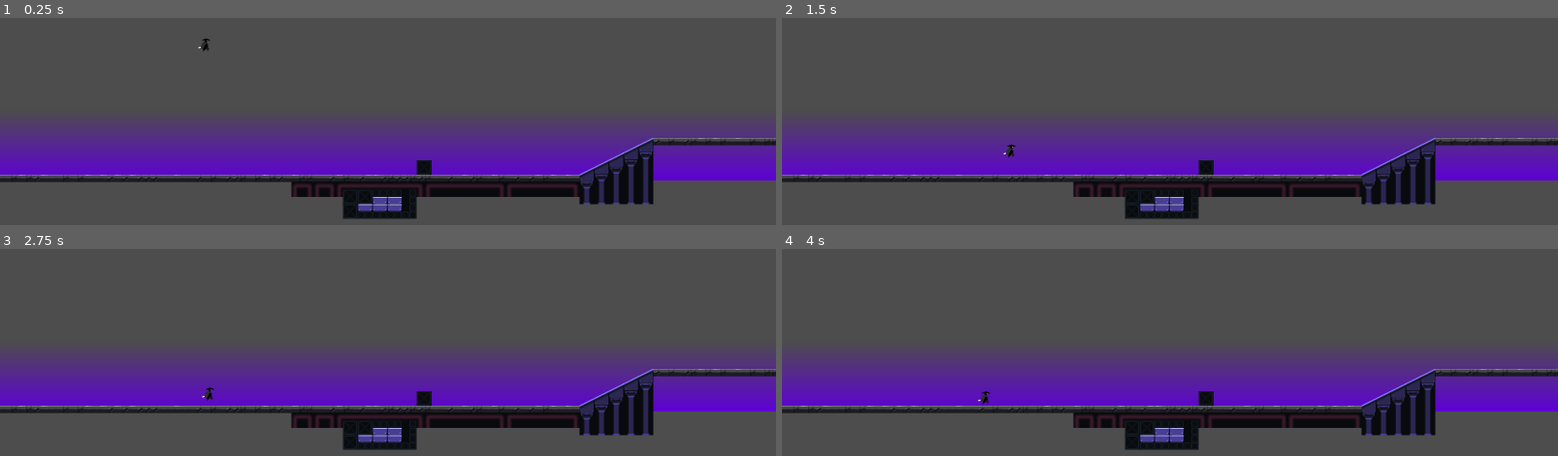
Above: before the commit, frames 1-4 (two rows, left to right).
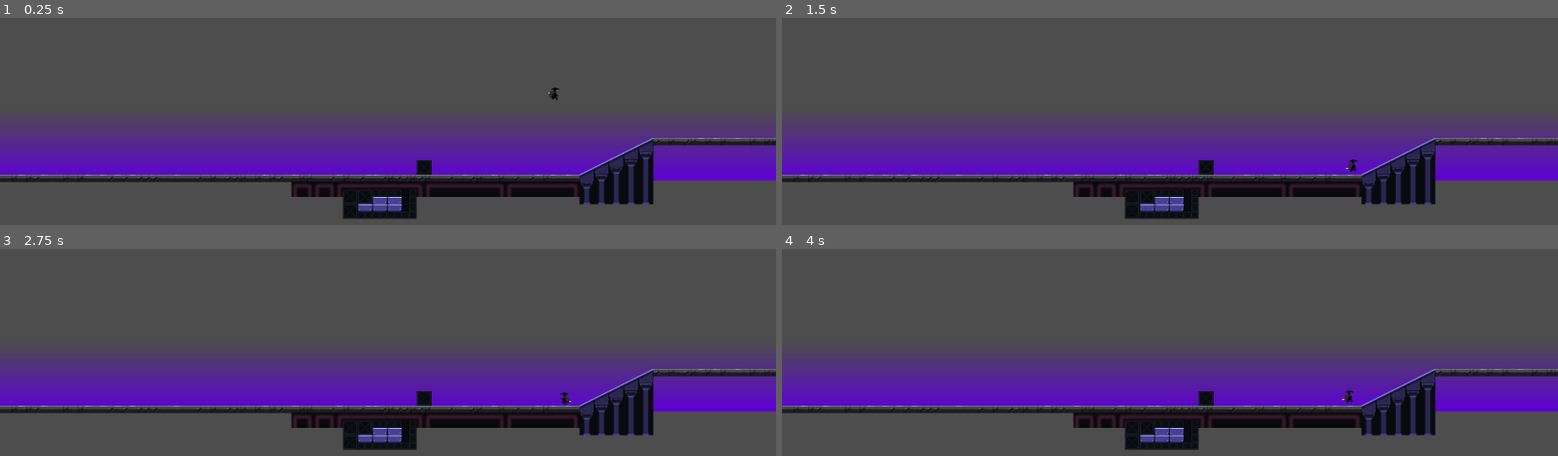
Above: after the commit, the same moments.

Repository: adamsocki/cityBoy2d
Game: Godot game, scene res://level_1.tscn
Two runs of this game, one before a commit and one after it. Both use one fixed random seed, a clock stepped at 60 frames per second and the inputs below.
Inputs:
- Up to frame 1 (0.25 s): no input
- Up to frame 2 (1.5 s): hold D (right) from 0.53 s (still down); tap Space (jump) at 0.6, 0.77, 1.07, 1.35 s; tap Enter at 1.25 s
- Up to frame 3 (2.75 s): tap Space (jump) at 1.52, 1.82, 2, 2.1 s; release D (right) at 2.03 s; hold Left (left) from 2.03 s (still down)
- Up to frame 4 (4 s): tap Enter at 2.75 s; release Left (left) at 2.78 s; hold D (right) from 2.78 s (still down); tap Space (jump) at 2.85, 3.02, 3.32, 3.5, 3.6, 3.77 s

The runs differ from the first frame. In frame 1, less than 0.1% of the frame differs, in the area x 25-73%, y 9-40%; in frame 2, 0.1%; in frame 3, 0.1%; in frame 4, 0.1%, in the area x 25-74%, y 68-76%.

Commit message:
semi functional walking and jumping

Diff:
--- a/level_1.tscn
+++ b/level_1.tscn
@@ -80,11 +80,11 @@
 texture = ExtResource("3_0qa7e")
 
 [node name="Player" parent="." instance=ExtResource("1_3auba")]
-position = Vector2(635.5, 704)
+position = Vector2(1714, 859)
 gravity = 1400.0
-acceleration = 350.0
-max_speed = 300.0
-friction = 750.0
+acceleration = 250.0
+max_speed = 200.0
+friction = 400.0
 jump_accel = 450.0
 drop_accel = 1000.0
 
--- a/player.gd
+++ b/player.gd
@@ -1,4 +1,12 @@
 extends CharacterBody2D
+
+enum PlayerState {
+	IDLE,
+	WALK,
+	JUMP_UP,
+	JUMP_DOWN,
+	ATTACK,
+}
 
 @export var gravity: float
 
@@ -14,66 +22,40 @@
 var initJump: bool = false
 var isDropping: bool = false
 
+var current_state = PlayerState.IDLE
+
+@onready var _animated_sprite = $AnimatedSprite2D
+@onready var ground_ray := $GroundRay
+
+
 
 func _physics_process(delta):
 	var input_dir = Input.get_action_strength("right") - Input.get_action_strength("left")
-	#print("dec", friction)
 
-	if input_dir != 0 and !isDropping:
+	# Handle horizontal movement
+	if input_dir != 0:
 		velocity.x += input_dir * acceleration * delta
 		velocity.x = clamp(velocity.x, -max_speed, max_speed)
 	else:
-		if (abs(velocity.x) > 0):
-			var deceleration = friction * delta
-			velocity.x -= sign(velocity.x) * min(abs(velocity.x), deceleration)
+		var friction = 1000.0
+		velocity.x = move_toward(velocity.x, 0, friction * delta)
 
-	if not is_on_floor():
+	# Handle vertical movement
+	if not is_grounded():
 		velocity.y += gravity * delta
 		if isJumping and Input.is_action_just_pressed("jump"):
 			drop()
-			#print("drop")
-
-	if is_on_floor() and Input.is_action_just_pressed("jump"):
+	elif Input.is_action_just_pressed("jump"):
 		jump()
 
-	if initJump:
-		pass
+	# Set up floor parameters
+	floor_snap_length = 32  # Adjust based on tile size
+	floor_max_angle = deg_to_rad(45)  # Maximum slope angle
+	floor_stop_on_slope = true  # Prevent sliding
 
-
+	# Apply movement
 	move_and_slide()
-	#print("vel", velocity)
-
-	if is_on_floor():
-		#print("The character is on the floor!")
-		if isJumping:
-			isJumping = false
-		if isDropping:
-			isDropping = false
-	else:
-		pass
-		#print("The character is not on the floor!")
-
-	if $RayCast2D.collision_mask == 1:
-		print("ray hit 1")
-	var rayCollission = $RayCast2D.get_collider()
-
-	if (rayCollission):
-		print("ray collide: ", rayCollission.name)
-	if $RayCast2D.is_colliding():
-		var character_pos = global_position
-		var ray_pos = $RayCast2D.global_position
-		var collision_pos = $RayCast2D.get_collision_point()
-
-		print("Character position Y: ", character_pos.y)
-		print("Ray position Y: ", ray_pos.y)
-		print("Collision point Y: ", collision_pos.y)
-		print("Distance to ground: ", collision_pos.y - ray_pos.y)
-
-
-
-
-
-
+	update_animation_state()
 
 
 func drop():
@@ -87,18 +69,52 @@
 	isJumping = true
 
 
+func update_animation_state():
+	if velocity.x != 0:
+		_animated_sprite.flip_h = velocity.x < 0
 
+	# Determine the new state
+	var new_state = current_state
 
+	if is_grounded():
+		if abs(velocity.x) > 0:
+			new_state = PlayerState.WALK
+		else:
+			new_state = PlayerState.IDLE
+	else:
+		# Check if we're moving up or down
+		if velocity.y < 0:
+			new_state = PlayerState.JUMP_UP
+		else:
+			new_state = PlayerState.JUMP_DOWN
 
+	# Only change animation if state changed
+	if new_state != current_state:
+		current_state = new_state
+		match current_state:
+			PlayerState.IDLE:
+				_animated_sprite.play("idle")
+			PlayerState.WALK:
+				_animated_sprite.play("walk")
+			PlayerState.JUMP_UP:
+				_animated_sprite.play("jump_up")
+			PlayerState.JUMP_DOWN:
+				_animated_sprite.play("jump_down")
 
+func is_grounded() -> bool:
+	# Combine both checks for more reliable ground detection
+	return is_on_floor() or _is_close_to_ground()
 
-
-
+func _is_close_to_ground() -> bool:
+	if ground_ray.is_colliding():
+		var distance_to_ground = ground_ray.get_collision_point().y - global_position.y
+		return distance_to_ground < 1.0
+	return false
 
 
 # Called when the node enters the scene tree for the first time.
 func _ready():
-
+	_animated_sprite.play("idle")
 	pass # Replace with function body.
 
 
--- a/player.tscn
+++ b/player.tscn
@@ -1,11 +1,134 @@
-[gd_scene load_steps=4 format=3 uid="uid://dmdrl0thpaxpr"]
+[gd_scene load_steps=28 format=3 uid="uid://dmdrl0thpaxpr"]
 
 [ext_resource type="Script" path="res://player.gd" id="1_h3giw"]
-[ext_resource type="Texture2D" uid="uid://bdrub4cvpr7xh" path="res://DarkSamuraiAssets/DarkSamurai (64x64).png" id="2_tlmr5"]
+[ext_resource type="Texture2D" uid="uid://6vvvnkgqu52x" path="res://DarkSamuraiAssets/idle000.png" id="2_ays5j"]
+[ext_resource type="Texture2D" uid="uid://ctch50fy4sn66" path="res://DarkSamuraiAssets/idle001.png" id="3_ygwil"]
+[ext_resource type="Texture2D" uid="uid://7a11t2q6uu3l" path="res://DarkSamuraiAssets/idle002.png" id="4_hk201"]
+[ext_resource type="Texture2D" uid="uid://c6pfm7jv8nqpm" path="res://DarkSamuraiAssets/idle003.png" id="5_opn81"]
+[ext_resource type="Texture2D" uid="uid://danbeo2pek0ow" path="res://DarkSamuraiAssets/idle004.png" id="6_dbpbc"]
+[ext_resource type="Texture2D" uid="uid://7ogygtqlway8" path="res://DarkSamuraiAssets/idle005.png" id="7_6oea6"]
+[ext_resource type="Texture2D" uid="uid://cp30txqmqlm82" path="res://DarkSamuraiAssets/idle006.png" id="8_inf4u"]
+[ext_resource type="Texture2D" uid="uid://cs2035ona1n7o" path="res://DarkSamuraiAssets/idle007.png" id="9_euvdi"]
+[ext_resource type="Texture2D" uid="uid://b7mh7mvgf5qp0" path="res://DarkSamuraiAssets/walk014.png" id="10_8qxiw"]
+[ext_resource type="Texture2D" uid="uid://bce4i0567544d" path="res://DarkSamuraiAssets/jump_b070.png" id="10_r8sy5"]
+[ext_resource type="Texture2D" uid="uid://cbbjrdrw8opkn" path="res://DarkSamuraiAssets/jump_b071.png" id="11_4l1u2"]
+[ext_resource type="Texture2D" uid="uid://ddsk5fta2b7yw" path="res://DarkSamuraiAssets/walk015.png" id="11_kk7rg"]
+[ext_resource type="Texture2D" uid="uid://bboqy4laaemmk" path="res://DarkSamuraiAssets/jump_b072.png" id="12_bt73o"]
+[ext_resource type="Texture2D" uid="uid://bu1dpgdgepgrp" path="res://DarkSamuraiAssets/walk016.png" id="12_r6n2x"]
+[ext_resource type="Texture2D" uid="uid://dyvfj2sf3kfoo" path="res://DarkSamuraiAssets/walk017.png" id="13_fdwx2"]
+[ext_resource type="Texture2D" uid="uid://bpkrdwhaucvxj" path="res://DarkSamuraiAssets/jump_b073.png" id="13_sxe13"]
+[ext_resource type="Texture2D" uid="uid://dapxp82gtej3y" path="res://DarkSamuraiAssets/walk018.png" id="14_72u7m"]
+[ext_resource type="Texture2D" uid="uid://bwae3ji8gawqv" path="res://DarkSamuraiAssets/jump_a056.png" id="14_e3jv8"]
+[ext_resource type="Texture2D" uid="uid://cjem213owabl5" path="res://DarkSamuraiAssets/walk019.png" id="15_qv0r2"]
+[ext_resource type="Texture2D" uid="uid://dkqu1ixdudsfh" path="res://DarkSamuraiAssets/jump_a057.png" id="15_up8pt"]
+[ext_resource type="Texture2D" uid="uid://lomclutwdmc2" path="res://DarkSamuraiAssets/jump_a058.png" id="16_2bnup"]
+[ext_resource type="Texture2D" uid="uid://b2gex8gg5j42r" path="res://DarkSamuraiAssets/walk020.png" id="16_c3xmk"]
+[ext_resource type="Texture2D" uid="uid://dfuuvcqtstjbm" path="res://DarkSamuraiAssets/walk021.png" id="17_m5ok5"]
+[ext_resource type="Texture2D" uid="uid://cbcg2r123o2u4" path="res://DarkSamuraiAssets/jump_a059.png" id="17_uuukr"]
 
 [sub_resource type="CapsuleShape2D" id="CapsuleShape2D_km838"]
 radius = 12.0
 height = 32.9935
+
+[sub_resource type="SpriteFrames" id="SpriteFrames_vylcd"]
+animations = [{
+"frames": [],
+"loop": true,
+"name": &"default",
+"speed": 5.0
+}, {
+"frames": [{
+"duration": 1.0,
+"texture": ExtResource("2_ays5j")
+}, {
+"duration": 1.0,
+"texture": ExtResource("3_ygwil")
+}, {
+"duration": 1.0,
+"texture": ExtResource("4_hk201")
+}, {
+"duration": 1.0,
+"texture": ExtResource("5_opn81")
+}, {
+"duration": 1.0,
+"texture": ExtResource("6_dbpbc")
+}, {
+"duration": 1.0,
+"texture": ExtResource("7_6oea6")
+}, {
+"duration": 1.0,
+"texture": ExtResource("8_inf4u")
+}, {
+"duration": 1.0,
+"texture": ExtResource("9_euvdi")
+}],
+"loop": true,
+"name": &"idle",
+"speed": 9.0
+}, {
+"frames": [{
+"duration": 1.0,
+"texture": ExtResource("10_r8sy5")
+}, {
+"duration": 1.0,
+"texture": ExtResource("11_4l1u2")
+}, {
+"duration": 1.0,
+"texture": ExtResource("12_bt73o")
+}, {
+"duration": 1.0,
+"texture": ExtResource("13_sxe13")
+}, {
+"duration": 1.0,
+"texture": ExtResource("14_e3jv8")
+}, {
+"duration": 1.0,
+"texture": ExtResource("15_up8pt")
+}, {
+"duration": 1.0,
+"texture": ExtResource("16_2bnup")
+}, {
+"duration": 1.0,
+"texture": ExtResource("17_uuukr")
+}],
+"loop": true,
+"name": &"jump_down",
+"speed": 5.0
+}, {
+"frames": [],
+"loop": true,
+"name": &"jump_up",
+"speed": 5.0
+}, {
+"frames": [{
+"duration": 1.0,
+"texture": ExtResource("10_8qxiw")
+}, {
+"duration": 1.0,
+"texture": ExtResource("11_kk7rg")
+}, {
+"duration": 1.0,
+"texture": ExtResource("12_r6n2x")
+}, {
+"duration": 1.0,
+"texture": ExtResource("13_fdwx2")
+}, {
+"duration": 1.0,
+"texture": ExtResource("14_72u7m")
+}, {
+"duration": 1.0,
+"texture": ExtResource("15_qv0r2")
+}, {
+"duration": 1.0,
+"texture": ExtResource("16_c3xmk")
+}, {
+"duration": 1.0,
+"texture": ExtResource("17_m5ok5")
+}],
+"loop": true,
+"name": &"walk",
+"speed": 5.0
+}]
 
 [node name="Player" type="CharacterBody2D"]
 script = ExtResource("1_h3giw")
@@ -15,13 +138,13 @@
 scale = Vector2(1.39007, 1.45483)
 shape = SubResource("CapsuleShape2D_km838")
 
-[node name="RayCast2D" type="RayCast2D" parent="."]
+[node name="GroundRay" type="RayCast2D" parent="."]
 position = Vector2(0, 15)
 scale = Vector2(0.49, 0.49)
 target_position = Vector2(0, 295.918)
 
-[node name="Sprite2D" type="Sprite2D" parent="."]
+[node name="AnimatedSprite2D" type="AnimatedSprite2D" parent="."]
+position = Vector2(0, -2)
 scale = Vector2(1.5, 1.49623)
-texture = ExtResource("2_tlmr5")
-region_enabled = true
-region_rect = Rect2(12.5, 72.75, 40, 45.5)
+sprite_frames = SubResource("SpriteFrames_vylcd")
+animation = &"walk"
Binary file added: DarkSamuraiAssets/idle000.png
Not shown, added: DarkSamuraiAssets/idle000.png.import
Binary file added: DarkSamuraiAssets/idle001.png
Not shown, added: DarkSamuraiAssets/idle001.png.import
Binary file added: DarkSamuraiAssets/idle002.png
Not shown, added: DarkSamuraiAssets/idle002.png.import
Binary file added: DarkSamuraiAssets/idle003.png
Not shown, added: DarkSamuraiAssets/idle003.png.import
Binary file added: DarkSamuraiAssets/idle004.png
Not shown, added: DarkSamuraiAssets/idle004.png.import
Binary file added: DarkSamuraiAssets/idle005.png
Not shown, added: DarkSamuraiAssets/idle005.png.import
(and 37 more such lines)
